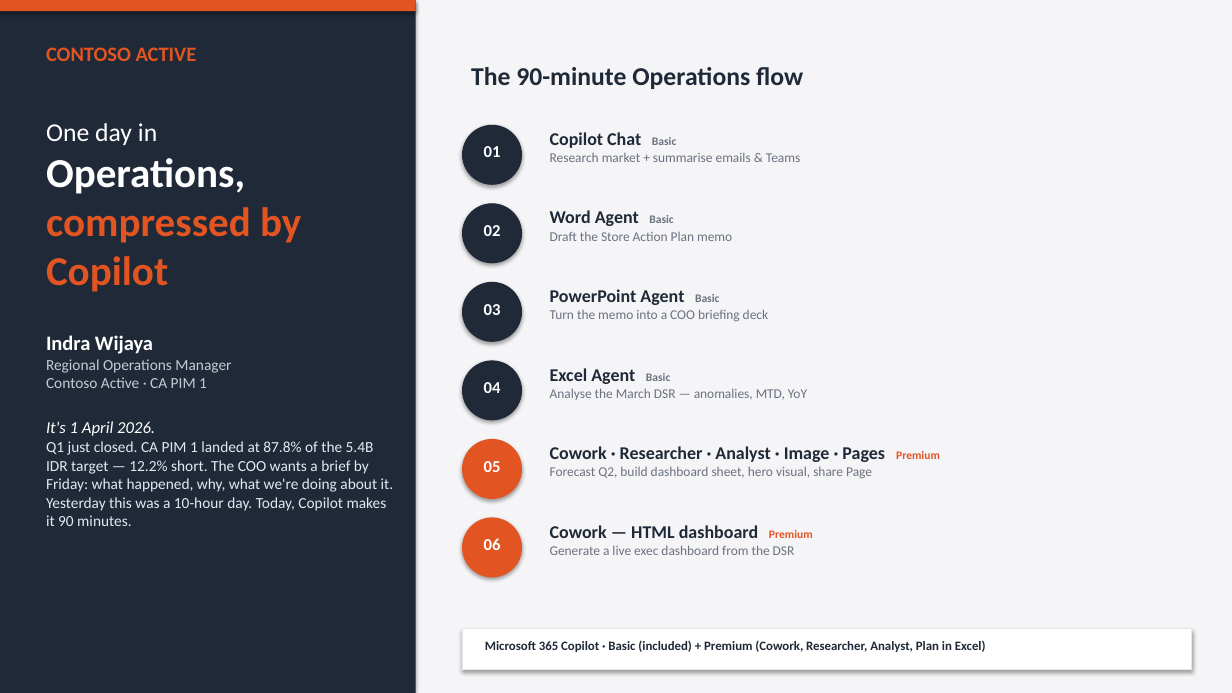
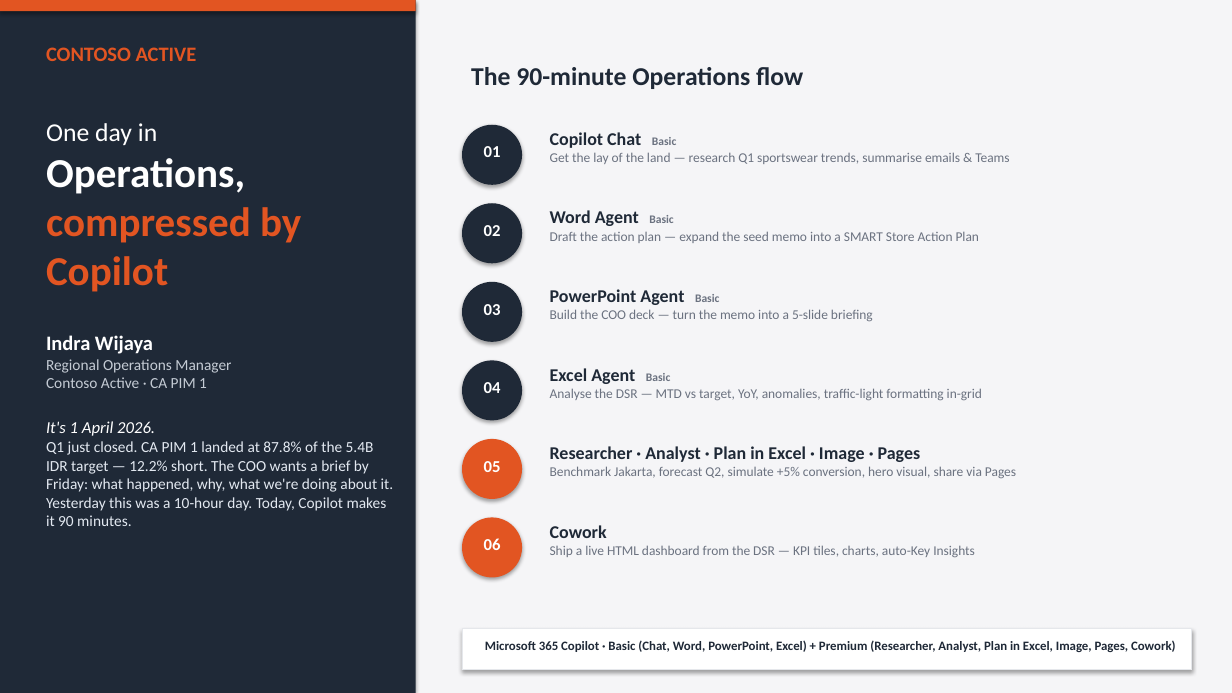
Before and after one commit to steffiyappy/contoso-active-copilot-immersion, a slide deck: slide 1 of files/Contoso_Active_Story.pptx. Drawn at 1232x693 pixels with LibreOffice and Linux fonts; fonts in the diff are those of the drawing. Boxes give left, top, right and bottom in pixels: in the first picture for what was removed or moved away, otherwise in the second. Text is boxed around its words. In the diff, an @@ line names an element or a change of style, - is before the commit and + after.

```diff
--- a/files/Contoso_Active_Story.pptx
+++ b/files/Contoso_Active_Story.pptx
@@ text at (x1=550, y1=152, x2=1009, y2=164): text changed @@
-Research market + summarise emails & Teams
+Get the lay of the land — research Q1 sportswear trends, summarise emails & Teams
@@ text at (x1=550, y1=231, x2=979, y2=243): text changed @@
-Draft the Store Action Plan memo
+Draft the action plan — expand the seed memo into a SMART Store Action Plan
@@ text at (x1=550, y1=309, x2=873, y2=321): text changed @@
-Turn the memo into a COO briefing deck
+Build the COO deck — turn the memo into a 5-slide briefing
@@ text at (x1=550, y1=388, x2=982, y2=400): text changed @@
-Analyse the March DSR — anomalies, MTD, YoY
+Analyse the DSR — MTD vs target, YoY, anomalies, traffic-light formatting in-grid
@@ text at (x1=550, y1=446, x2=1016, y2=478): text changed @@
-Cowork · Researcher · Analyst · Image · Pages Premium
-Forecast Q2, build dashboard sheet, hero visual, share Page
+Researcher · Analyst · Plan in Excel · Image · Pages
+Benchmark Jakarta, forecast Q2, simulate +5% conversion, hero visual, share via Pages
@@ text at (x1=550, y1=525, x2=975, y2=557): text changed @@
-Cowork — HTML dashboard Premium
-Generate a live exec dashboard from the DSR
+Cowork
+Ship a live HTML dashboard from the DSR — KPI tiles, charts, auto-Key Insights
@@ text at (x1=485, y1=640, x2=1176, y2=652): text changed @@
-Microsoft 365 Copilot · Basic (included) + Premium (Cowork, Researcher, Analyst, Plan in Excel)
+Microsoft 365 Copilot · Basic (Chat, Word, PowerPoint, Excel) + Premium (Researcher, Analyst, Plan in Excel, Image, Pages, Cowork)
```
Also in this commit, not shown: 1 other file.
